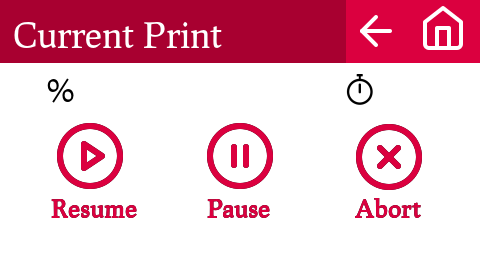
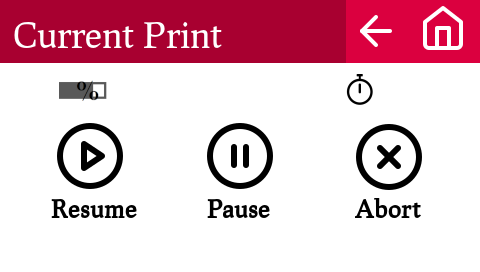
Before/after of a 480×272 layered artwork. What changed in the layer stack:
renamed "Eingefügte Ebene" to "Eingefügte Ebene #2", moved it above "Eingefügte Ebene #1", painted on it over [47, 78, 107, 103]
hid "Eingefügte Ebene #1" over [51, 123, 422, 218]
